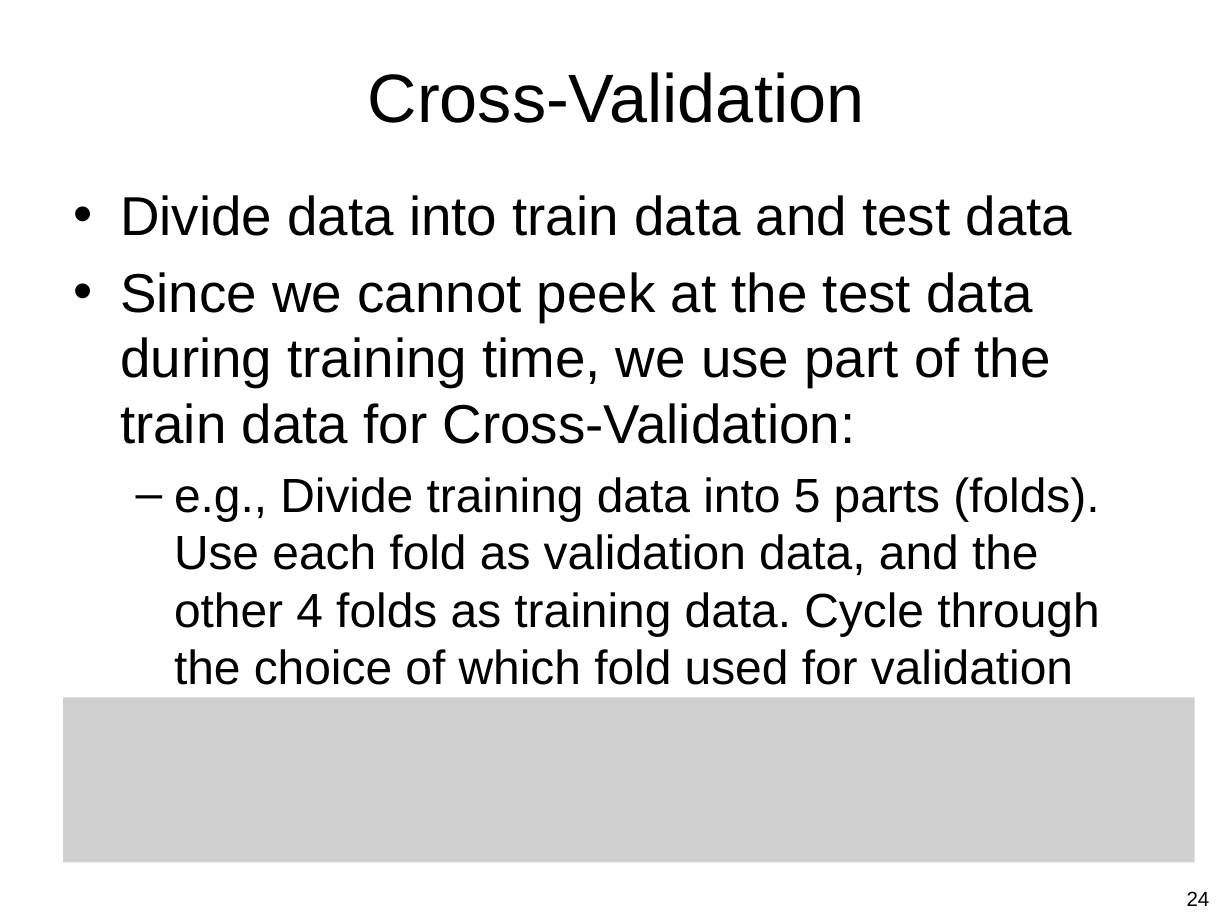
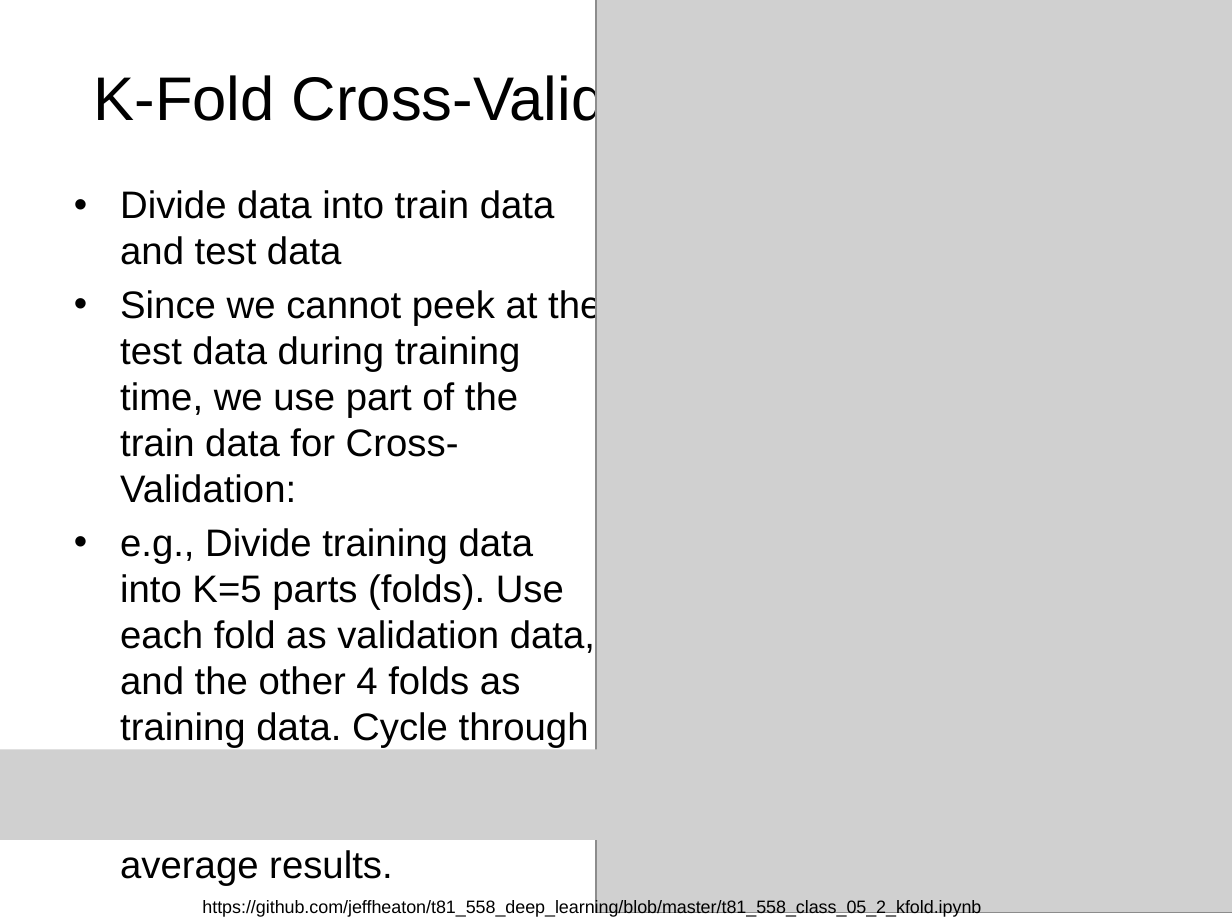
Before and after one commit to guzonghua/saav, a slide deck: slide 23 of PPTs/LX Intro to ML.pptx (slide 24 before the commit). Drawn at 1232x924 pixels with LibreOffice and Linux fonts; fonts in the diff are those of the drawing; grey boxes stand for pictures. Boxes give left, top, right and bottom in pixels: in the first picture for what was removed or moved away, otherwise in the second. Text is boxed around its words. In the diff, an @@ line names an element or a change of style, - is before the commit and + after.

```diff
--- a/PPTs/LX Intro to ML.pptx
+++ b/PPTs/LX Intro to ML.pptx
@@ picture added at (x1=596, y1=0, x2=1232, y2=913) @@
@@ title at (x1=93, y1=70, x2=739, y2=131): text changed; size 40 to 36 pt @@
-Cross-Validation
+K-Fold Cross-Validation
@@ text at (x1=120, y1=190, x2=601, y2=503): size 32 to 22.4 pt in "Divide data into train data and test ...", "Since we cannot peek at the test ..."; less space between paragraphs @@
@@ text at (x1=120, y1=528, x2=595, y2=879): text changed; size 28 to 22.4 pt @@
-  – e.g., Divide training data into 5 parts (folds). Use each fold as validation data, and the other 4 folds as training data. Cycle through the choice of which fold used for validation and average results.
+• e.g., Divide training data into K=5 parts (folds). Use each fold as validation data, and the other 4 folds as training data. Cycle through the choice of which fold used for validation and average results.
@@ picture resized from (x1=63, y1=697, x2=1194, y2=862) to (x1=0, y1=749, x2=621, y2=840) @@
@@ page number removed at (x1=1187, y1=891, x2=1210, y2=906) @@
-24
@@ text added at (x1=202, y1=900, x2=981, y2=918), 10.5 pt, text #000000 @@
+https://github.com/jeffheaton/t81_558_deep_learning/blob/master/t81_558_class_05_2_kfold.ipynb
```
Also in this commit, not shown: 2 other slides changed, 1 slide added, 2 slides removed, 8 other files.
